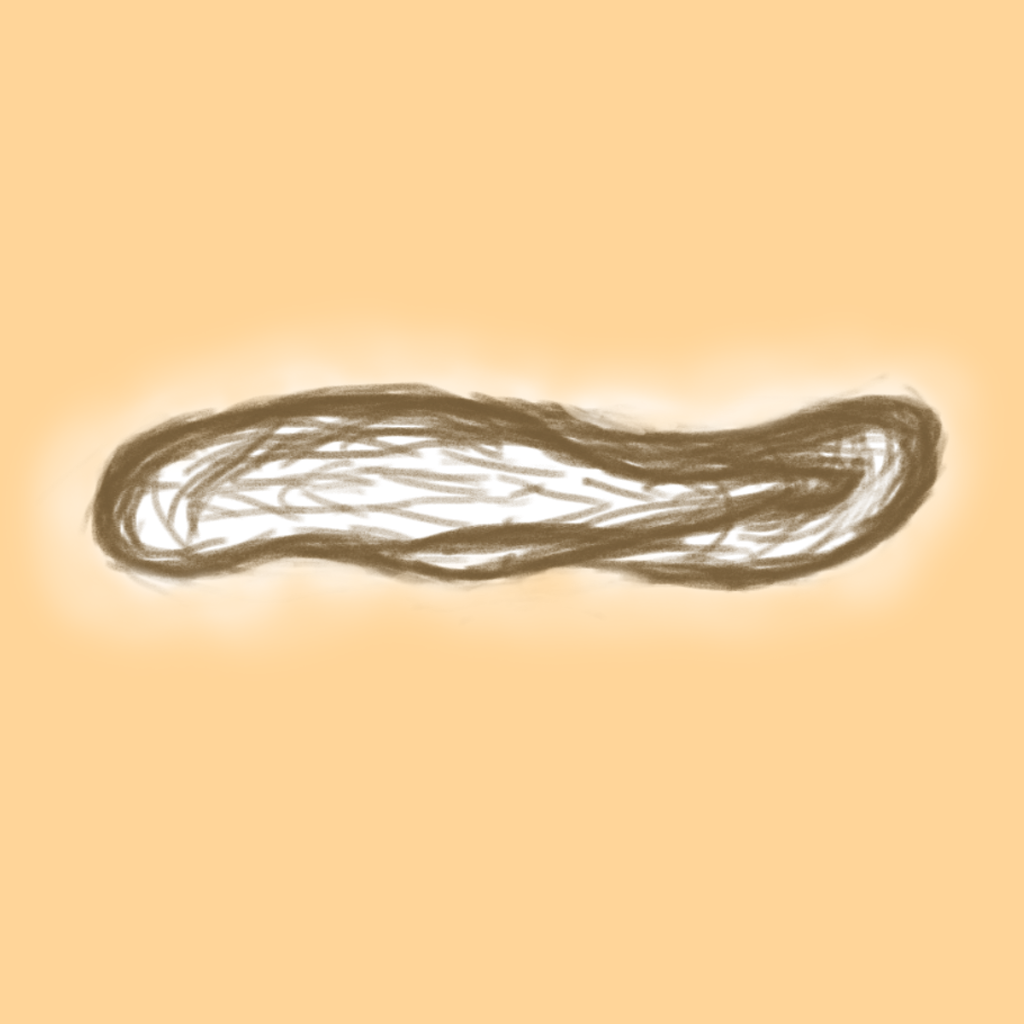
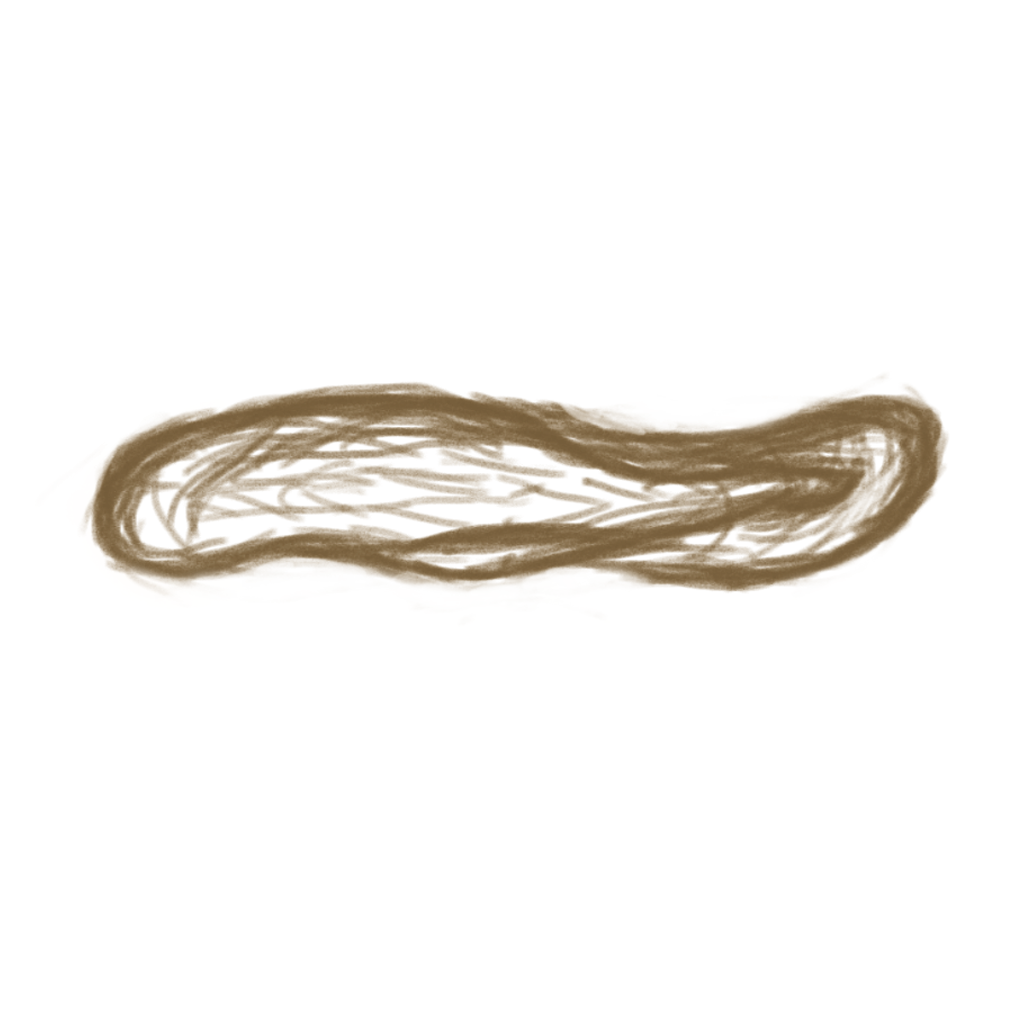
Layers edited between the first and the second 1024px x 1024px image:
hid "Layer 2" over [0, 0, 1024, 1024]
